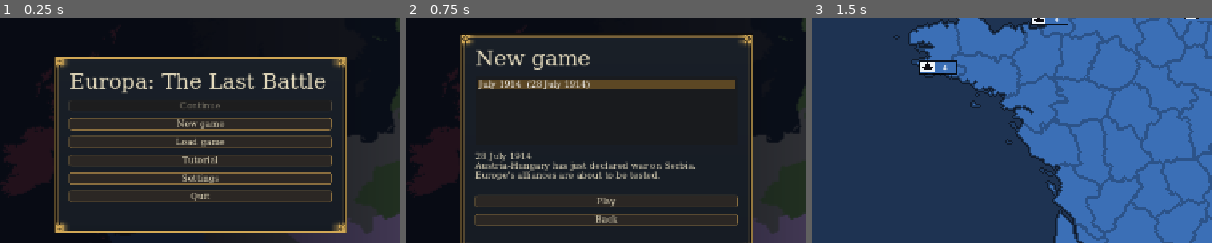
Above: before the commit, frames 1-3 (left to right).
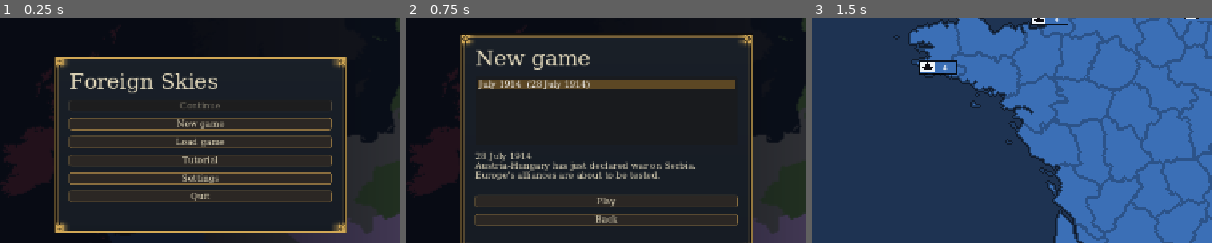
Above: after the commit, the same moments.

Repository: Yuri054/Foreign-Skies
Game: Godot game, scene res://scenes/menu.tscn
The game is run twice, just before and just after one commit, with the same random seed, the same clock (stepped at 60 frames per second) and the same inputs.
Inputs:
- Up to frame 1 (0.25 s): no input
- Up to frame 2 (0.75 s): click "New game" at 0.5 s
- Up to frame 3 (1.5 s): click "Play" at 1.25 s
The pictures show only the part of the screen within x 0-50%, y 22-72%; the shares and areas given below are measured in that part.

The runs differ from the first frame. In frame 1, 2.1% of the frame differs, in the area x 19-82%, y 24-34%; in frame 2, nothing differs; in frame 3, nothing differs.

Commit message:
Rename the game to Foreign Skies
Co-Authored-By: Claude Sonnet 5.5 <noreply@anthropic.com>
Claude-Session: https://claude.ai/code/session_01FdLrsqYBE8QasGhu3h6U2z

Diff:
--- a/project.godot
+++ b/project.godot
@@ -10,7 +10,7 @@
 
 [application]
 
-config/name="Europa: The Last Battle"
+config/name="Foreign Skies"
 run/main_scene="res://scenes/menu.tscn"
 config/features=PackedStringArray("4.7", "GL Compatibility")
 
--- a/scripts/ui/main_menu.gd
+++ b/scripts/ui/main_menu.gd
@@ -99,7 +99,7 @@
 
 
 func _build_main() -> void:
-	_title.text = "Europa: The Last Battle"
+	_title.text = "Foreign Skies"
 	var latest := latest_save()
 	_continue = _button("Continue" if latest.is_empty() else "Continue: %s, %s" % [
 			latest.header.get("nation", ""), latest.header.get("date", "")], continue_game)
Not shown, changed: DESIGN.md
Not shown, changed: README.md
